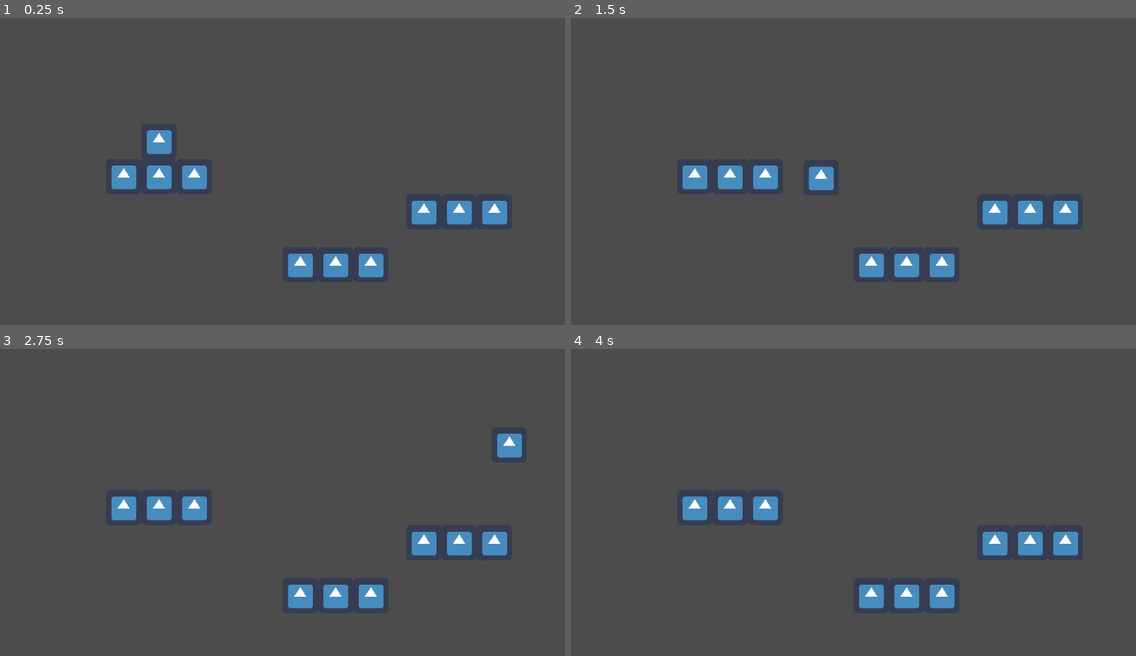
Above: before the commit, frames 1-4 (two rows, left to right).
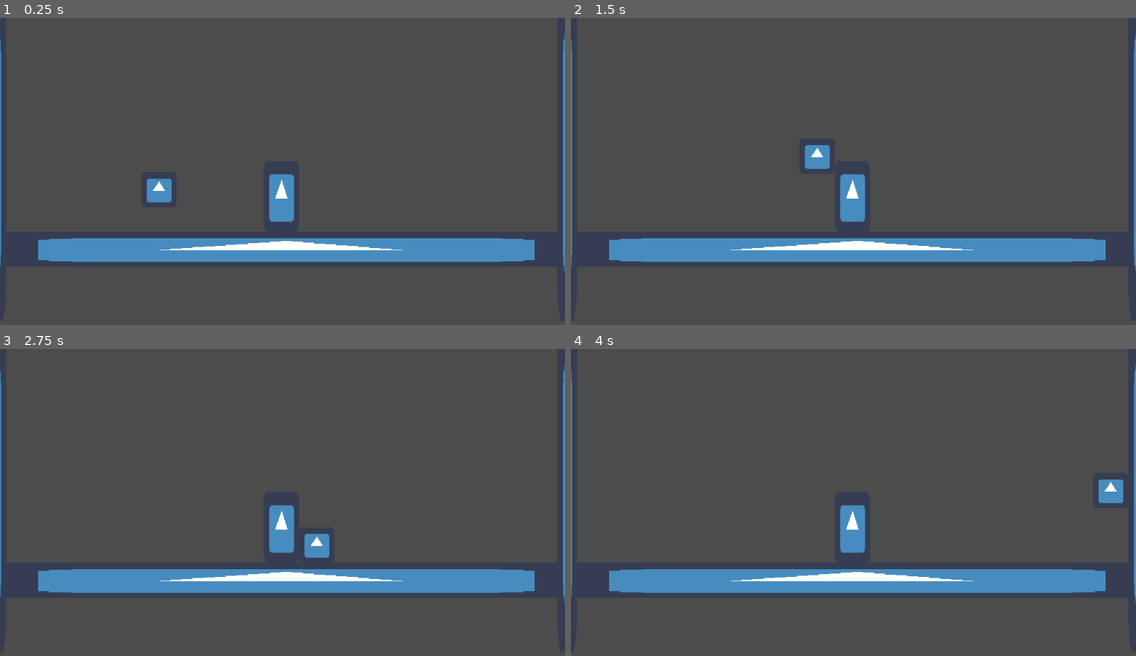
Above: after the commit, the same moments.

Repository: Jezza/ludum-dare-45
Game: Godot game, scene res://World.tscn
Same seed, same stepped clock (60 frames per second), same inputs: the game is played once before the commit and once after it. The engine's default icon, where the game draws it, is replaced by a stand-in: a white triangle on a blue panel in a dark square.
Inputs:
- Up to frame 1 (0.25 s): no input
- Up to frame 2 (1.5 s): hold Up (ui_up) 0.53-1.28 s; hold Right (ui_right) from 0.53 s (still down); tap Up (ui_up) at 1.35 s
- Up to frame 3 (2.75 s): tap Up (ui_up) at 1.52, 1.82 s; release Right (ui_right) at 2.03 s; hold Left (ui_left) from 2.03 s (still down); hold Up (ui_up) from 2.03 s (still down)
- Up to frame 4 (4 s): release Left (ui_left) at 2.78 s; release Up (ui_up) at 2.78 s; hold Right (ui_right) from 2.78 s (still down); tap Up (ui_up) at 2.85, 3.02, 3.32 s; hold Up (ui_up) from 3.53 s (still down)

The runs differ from the first frame. In frame 1, 11% of the frame differs, in the area x 0-100%, y 5-85%; in frame 2, 11%; in frame 3, 11%; in frame 4, 11%.

Commit message:
player char

Diff:
--- a/KinematicBody2D.gd
+++ b/KinematicBody2D.gd
@@ -1,18 +1,33 @@
 extends KinematicBody2D
+
+const GRAVITY = 60
+const TERMINAL_VELOCITY = 1000
+const ACCELERATION = 50
+const MAX_SPEED = 500
+const JUMP_HEIGHT = -1000
+const FRICTION = 0.2
+const DRAG = 0.05
 
 var motion = Vector2();
 
 func _physics_process(delta):
-	motion.y += 30;
+	motion.y = min(motion.y + GRAVITY, TERMINAL_VELOCITY)
+	var friction = true
 
+	if Input.is_action_pressed("ui_right"):
+		motion.x = min(motion.x + ACCELERATION, MAX_SPEED)
+		friction = not friction
 	if Input.is_action_pressed("ui_left"):
-		motion.x -= 6;
-	if Input.is_action_pressed("ui_right"):
-		motion.x += 6;
-	if is_on_floor() && Input.is_action_pressed("ui_up"):
-		motion.y -= 800;
+		motion.x = max(motion.x - ACCELERATION, -MAX_SPEED)
+		friction = not friction
 
 	if is_on_floor():
-		motion.x = lerp(motion.x, 0, 0.01);
+		if Input.is_action_just_pressed("ui_up"):
+			motion.y = JUMP_HEIGHT
+		if friction:
+			motion.x = lerp(motion.x, 0, FRICTION)
+	else:
+		if friction:
+			motion.x = lerp(motion.x, 0, DRAG)
 
-	motion = move_and_slide(motion, Vector2.UP);
+	motion = move_and_slide(motion, Vector2.UP)
--- /dev/null
+++ b/Player.tscn
@@ -0,0 +1,19 @@
+[gd_scene load_steps=4 format=2]
+
+[ext_resource path="res://KinematicBody2D.gd" type="Script" id=1]
+[ext_resource path="res://icon.png" type="Texture" id=2]
+
+[sub_resource type="RectangleShape2D" id=1]
+extents = Vector2( 32, 32 )
+
+[node name="Player" type="KinematicBody2D"]
+script = ExtResource( 1 )
+__meta__ = {
+"_edit_group_": true
+}
+
+[node name="CollisionShape2D" type="CollisionShape2D" parent="."]
+shape = SubResource( 1 )
+
+[node name="Sprite" type="Sprite" parent="."]
+texture = ExtResource( 2 )
--- a/World.tscn
+++ b/World.tscn
@@ -11,8 +11,7 @@
 
 [node name="World" type="Node"]
 
-[node name="Clicker" type="KinematicBody2D" parent="."]
-editor/display_folded = true
+[node name="Player" type="KinematicBody2D" parent="."]
 position = Vector2( 288, 192 )
 input_pickable = true
 script = ExtResource( 1 )
@@ -20,20 +19,21 @@
 "_edit_group_": true
 }
 
-[node name="CollisionShape2D" type="CollisionShape2D" parent="Clicker"]
+[node name="CollisionShape2D" type="CollisionShape2D" parent="Player"]
 shape = SubResource( 1 )
 
-[node name="Sprite" type="Sprite" parent="Clicker/CollisionShape2D"]
+[node name="Sprite" type="Sprite" parent="Player"]
 texture = ExtResource( 2 )
 
 [node name="Wall" type="StaticBody2D" parent="."]
 editor/display_folded = true
-position = Vector2( 224, 288 )
+position = Vector2( 509, 420 )
 __meta__ = {
 "_edit_group_": true
 }
 
 [node name="CollisionShape2D" type="CollisionShape2D" parent="Wall"]
+scale = Vector2( 20, 1 )
 shape = SubResource( 2 )
 
 [node name="Sprite" type="Sprite" parent="Wall/CollisionShape2D"]
@@ -41,7 +41,8 @@
 
 [node name="Wall4" type="StaticBody2D" parent="."]
 editor/display_folded = true
-position = Vector2( 544, 448 )
+position = Vector2( 509.849, 324 )
+scale = Vector2( 1, 2 )
 __meta__ = {
 "_edit_group_": true
 }
@@ -52,93 +53,30 @@
 [node name="Sprite" type="Sprite" parent="Wall4/CollisionShape2D"]
 texture = ExtResource( 2 )
 
-[node name="Wall9" type="StaticBody2D" parent="."]
-editor/display_folded = true
-position = Vector2( 768, 352 )
-__meta__ = {
-"_edit_group_": true
-}
-
-[node name="CollisionShape2D" type="CollisionShape2D" parent="Wall9"]
-shape = SubResource( 2 )
-
-[node name="Sprite" type="Sprite" parent="Wall9/CollisionShape2D"]
-texture = ExtResource( 2 )
-
 [node name="Wall2" type="StaticBody2D" parent="."]
 editor/display_folded = true
-position = Vector2( 352, 288 )
+position = Vector2( -21, 230 )
 __meta__ = {
 "_edit_group_": true
 }
 
 [node name="CollisionShape2D" type="CollisionShape2D" parent="Wall2"]
+scale = Vector2( 1, 10 )
 shape = SubResource( 2 )
 
 [node name="Sprite" type="Sprite" parent="Wall2/CollisionShape2D"]
 texture = ExtResource( 2 )
 
-[node name="Wall5" type="StaticBody2D" parent="."]
-editor/display_folded = true
-position = Vector2( 672, 448 )
-__meta__ = {
-"_edit_group_": true
-}
-
-[node name="CollisionShape2D" type="CollisionShape2D" parent="Wall5"]
-shape = SubResource( 2 )
-
-[node name="Sprite" type="Sprite" parent="Wall5/CollisionShape2D"]
-texture = ExtResource( 2 )
-
-[node name="Wall7" type="StaticBody2D" parent="."]
-editor/display_folded = true
-position = Vector2( 896, 352 )
-__meta__ = {
-"_edit_group_": true
-}
-
-[node name="CollisionShape2D" type="CollisionShape2D" parent="Wall7"]
-shape = SubResource( 2 )
-
-[node name="Sprite" type="Sprite" parent="Wall7/CollisionShape2D"]
-texture = ExtResource( 2 )
-
 [node name="Wall3" type="StaticBody2D" parent="."]
 editor/display_folded = true
-position = Vector2( 288, 288 )
+position = Vector2( 1042, 230 )
 __meta__ = {
 "_edit_group_": true
 }
 
 [node name="CollisionShape2D" type="CollisionShape2D" parent="Wall3"]
+scale = Vector2( 1, 10 )
 shape = SubResource( 2 )
 
 [node name="Sprite" type="Sprite" parent="Wall3/CollisionShape2D"]
 texture = ExtResource( 2 )
-
-[node name="Wall6" type="StaticBody2D" parent="."]
-editor/display_folded = true
-position = Vector2( 608, 448 )
-__meta__ = {
-"_edit_group_": true
-}
-
-[node name="CollisionShape2D" type="CollisionShape2D" parent="Wall6"]
-shape = SubResource( 2 )
-
-[node name="Sprite" type="Sprite" parent="Wall6/CollisionShape2D"]
-texture = ExtResource( 2 )
-
-[node name="Wall8" type="StaticBody2D" parent="."]
-editor/display_folded = true
-position = Vector2( 832, 352 )
-__meta__ = {
-"_edit_group_": true
-}
-
-[node name="CollisionShape2D" type="CollisionShape2D" parent="Wall8"]
-shape = SubResource( 2 )
-
-[node name="Sprite" type="Sprite" parent="Wall8/CollisionShape2D"]
-texture = ExtResource( 2 )
